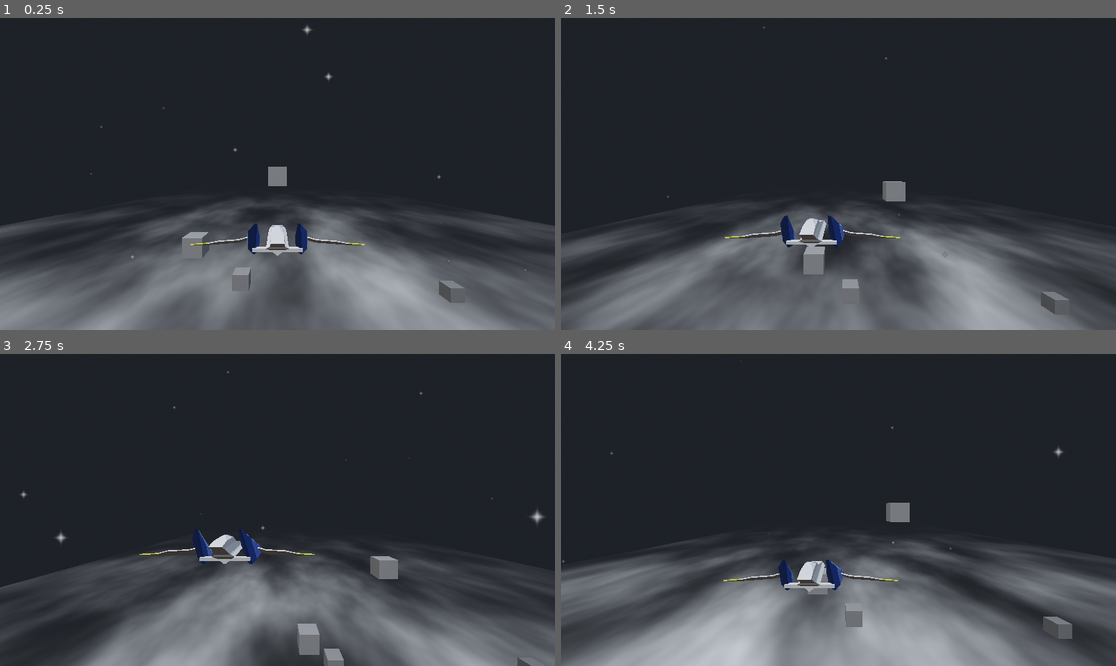
Above: before the commit, frames 1-4 (two rows, left to right).
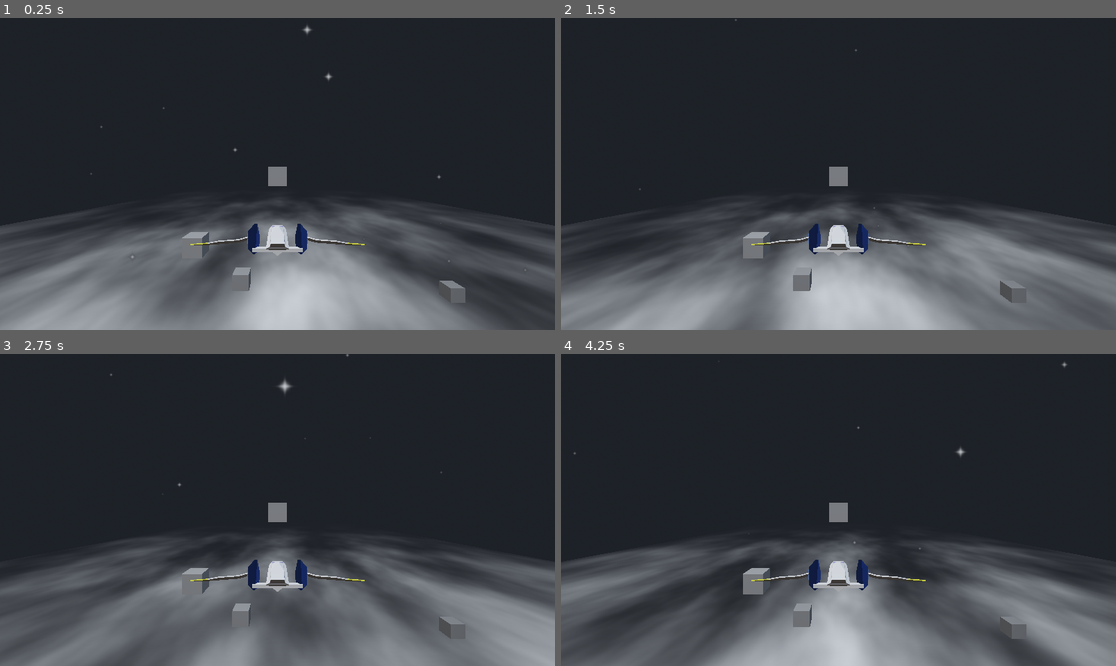
Above: after the commit, the same moments.

Repository: rk3026/ShipGame
Game: Godot game, scene res://Scenes/gameplay.tscn
Two runs of this game, one before a commit and one after it. Both use one fixed random seed, a clock stepped at 60 frames per second and the inputs below.
Inputs:
- Up to frame 1 (0.25 s): no input
- Up to frame 2 (1.5 s): hold Right (ui_right) 0.53-1.28 s; hold Down (ui_down) from 1.28 s (still down)
- Up to frame 3 (2.75 s): release Down (ui_down) at 2.03 s; hold Right (ui_right) from 2.03 s (still down)
- Up to frame 4 (4.25 s): release Right (ui_right) at 2.78 s; hold Up (ui_up) 2.78-3.53 s; hold Left (ui_left) from 3.53 s (still down)

The runs differ from the first frame. In frame 1, 19% of the frame differs, in the area x 0-100%, y 58-100%; in frame 2, 22%; in frame 3, 23%, in the area x 0-100%, y 0-100%; in frame 4, 22%.
Error after the commit: Parse Error: Could not resolve external class member "enemies". (res://Scripts/player_controller.gd:7)

Commit message:
started enemy spawner w/ audrey

Diff:
--- a/Resources/Enemy_Data.gd
+++ b/Resources/Enemy_Data.gd
@@ -1,5 +1,5 @@
 extends Resource
-class_name Enemy_Data
+class_name EnemyData
 
 @export var enemy_scene : String
 @export var position_offset : Vector3
--- /dev/null
+++ b/Scenes/SpawnManager/spawnManager.tscn
@@ -0,0 +1,6 @@
+[gd_scene load_steps=2 format=3 uid="uid://cxqf8uemxssh1"]
+
+[ext_resource type="Script" uid="uid://cbsqr1we2tj5o" path="res://Scenes/SpawnManager/spawn_manager.gd" id="1_x1jgb"]
+
+[node name="SpawnManager" type="Node"]
+script = ExtResource("1_x1jgb")
--- /dev/null
+++ b/Scenes/SpawnManager/spawn_manager.gd
@@ -0,0 +1,32 @@
+@tool
+extends Node
+
+@export_tool_button("check") var e = func():
+	pass
+
+# Called when the node enters the scene tree for the first time.
+func _ready() -> void:
+	pass # Replace with function body.
+
+
+# Called every frame. 'delta' is the elapsed time since the previous frame.
+func _process(delta: float) -> void:
+	pass
+
+func processEnemies(level : Level) -> void:
+	for e in level.enemies:
+
+		get_tree().create_timer(e.time_offset).timeout.connect(
+		func () :
+			var cpy = e
+			makeEnemy(cpy) # <----
+		)
+	pass
+
+func makeEnemy(e : EnemyData):
+	print(e.enemy_scene)
+	#var newEnemy : Node3D = load(e.enemy_scene).instantiate()
+	#add_child(newEnemy)
+	# [give track to enemy]
+	#newEnemy.position = newEnemy.position_offset
+	pass
--- a/Scenes/gameplay.tscn
+++ b/Scenes/gameplay.tscn
@@ -52,6 +52,7 @@
 
 [sub_resource type="NoiseTexture2D" id="NoiseTexture2D_m34ki"]
 noise = SubResource("FastNoiseLite_wbxth")
+seamless = true
 
 [sub_resource type="ShaderMaterial" id="ShaderMaterial_m34ki"]
 render_priority = 0
--- a/Scripts/player_controller.gd
+++ b/Scripts/player_controller.gd
@@ -3,9 +3,12 @@
 @export
 var SPEED:float = 5.0
 
-func _physics_process(delta: float) -> void:
+func process_level(level: Level) -> void:
+	for e in level.enemies:
+		pass
 
 
+func _physics_process(delta: float) -> void:
 	# Get the input direction and handle the movement/deceleration.
 	# As good practice, you should replace UI actions with custom gameplay actions.
 	var input_dir := Input.get_vector("ui_left", "ui_right", "ui_up", "ui_down")
--- a/project.godot
+++ b/project.godot
@@ -18,8 +18,3 @@
 [dotnet]
 
 project/assembly_name="ShipGame"
-
-[rendering]
-
-renderer/rendering_method="gl_compatibility"
-renderer/rendering_method.mobile="gl_compatibility"
Not shown, added: Scenes/SpawnManager/spawn_manager.gd.uid
